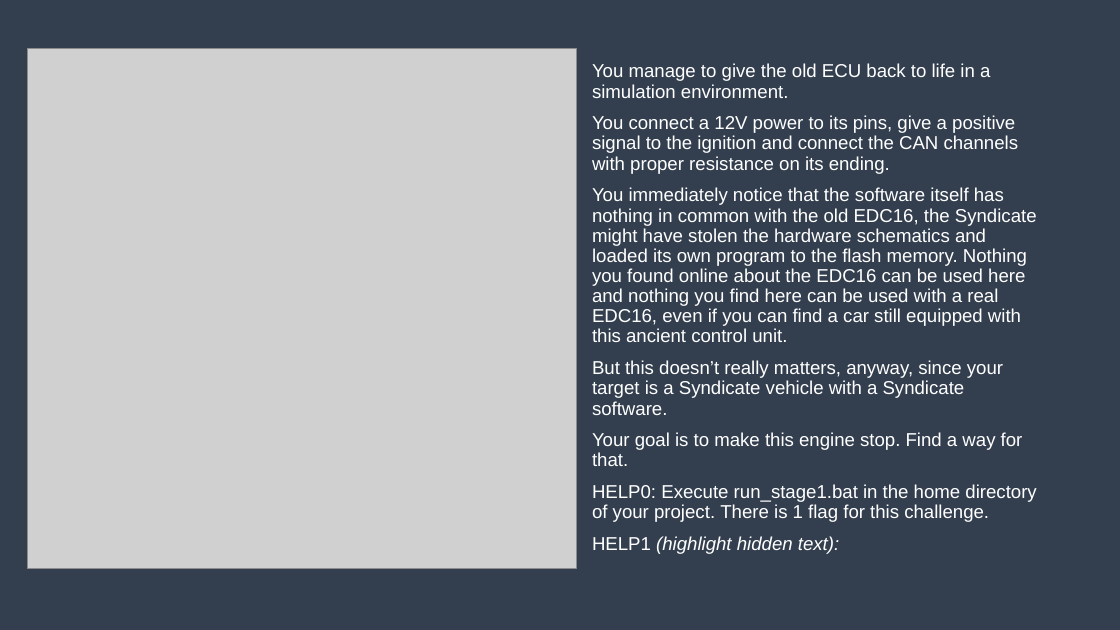
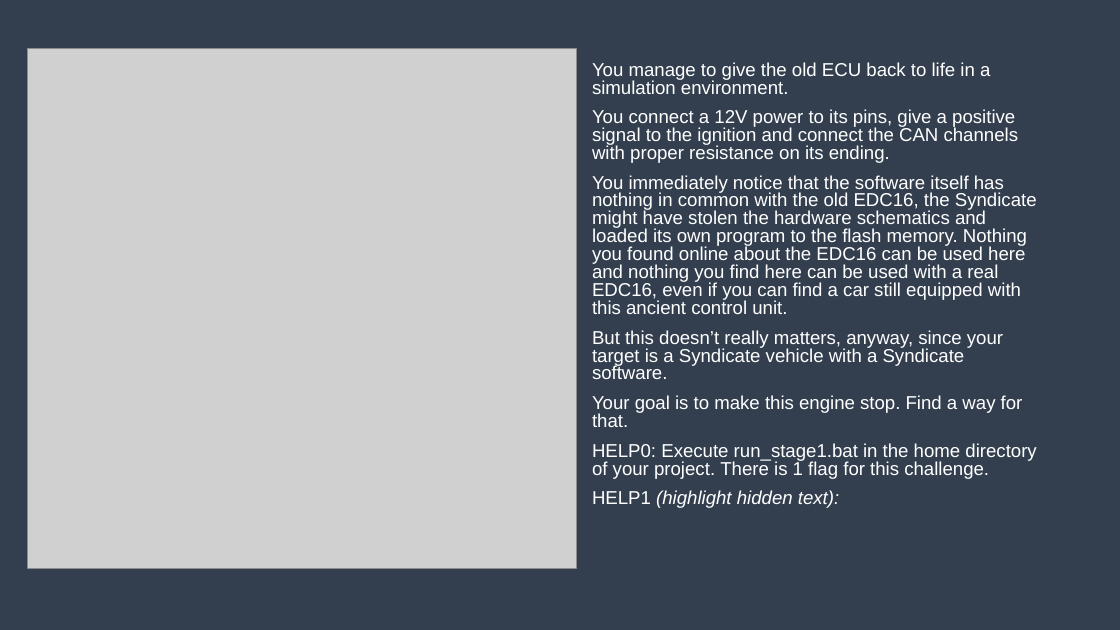
Before and after one commit to hkjanos/d1m1try_project, a slide deck: slide 12 of story/dimitry_pt1.pptx. Drawn at 1120x630 pixels with LibreOffice and Linux fonts; fonts in the diff are those of the drawing; grey boxes stand for pictures. Boxes give left, top, right and bottom in pixels: in the first picture for what was removed or moved away, otherwise in the second. Text is boxed around its words. In the diff, an @@ line names an element or a change of style, - is before the commit and + after.

```diff
--- a/story/dimitry_pt1.pptx
+++ b/story/dimitry_pt1.pptx
@@ text "You manage to give the ..." at box(592, 62, 1037, 527): line spacing 0.9 to 0.8 @@
```
Also in this commit, not shown: 2 other slides changed.
